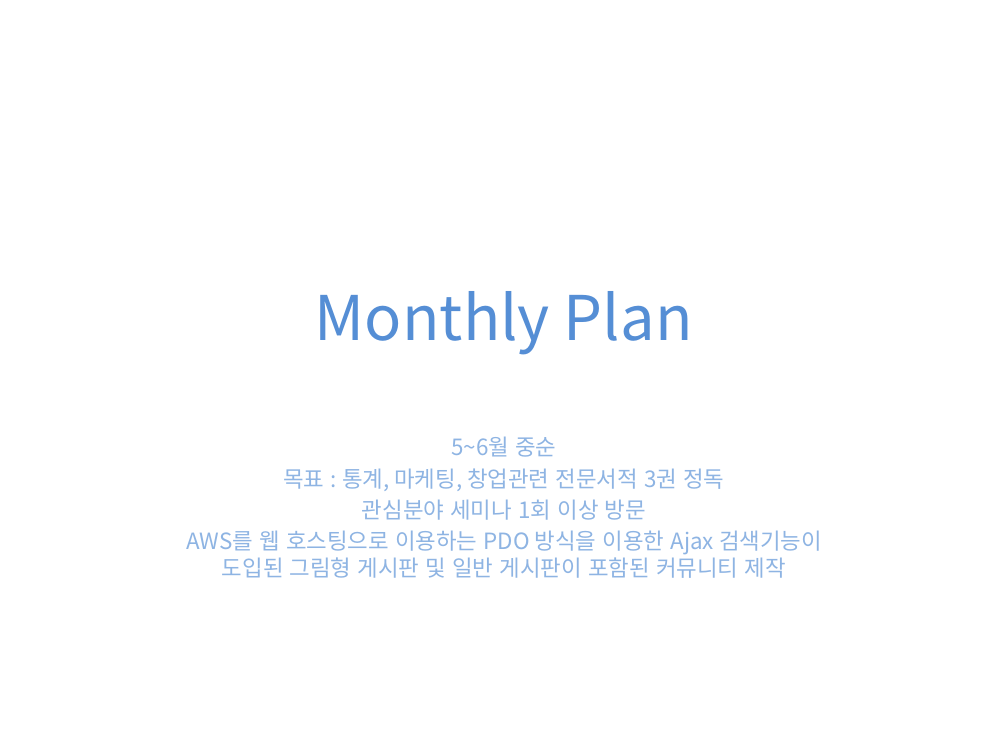
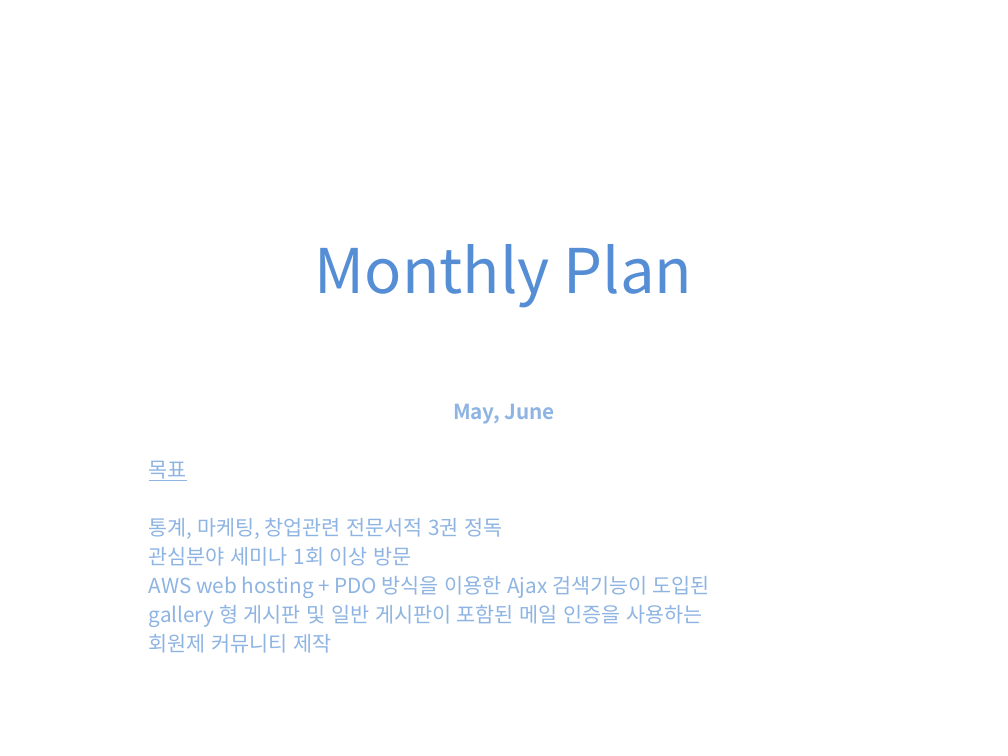
Before and after one commit to madforre/PHP-MySQL, a slide deck: slide 1 of Monthly Plan.pptx. Drawn at 1008x756 pixels with LibreOffice and Linux fonts; fonts in the diff are those of the drawing. Boxes give left, top, right and bottom in pixels: in the first picture for what was removed or moved away, otherwise in the second. Text is boxed around its words. In the diff, an @@ line names an element or a change of style, - is before the commit and + after.

```diff
--- a/Monthly Plan.pptx
+++ b/Monthly Plan.pptx
@@ title "Monthly Plan" moved from (x1=315, y1=291, x2=693, y2=355) to (x1=315, y1=244, x2=693, y2=308) @@
@@ subtitle "May, June" moved from (x1=186, y1=436, x2=822, y2=578) to (x1=149, y1=403, x2=710, y2=653) @@
@@ subtitle at (x1=149, y1=403, x2=555, y2=539): text changed; size 16 to 14.8 pt @@
-5~6월 중순
-목표 : 통계, 마케팅, 창업관련 전문서적 3권 정독
+May, June
+목표
+통계, 마케팅, 창업관련 전문서적 3권 정독
@@ subtitle at (x1=149, y1=547, x2=412, y2=566): size 16 to 14.8 pt in "관심분야 세미나 1회 이상 방문"; alignment centre to left @@
@@ subtitle at (x1=149, y1=576, x2=710, y2=653): text changed; size 16 to 14.8 pt @@
-AWS를 웹 호스팅으로 이용하는 PDO 방식을 이용한 Ajax 검색기능이 도입된 그림형 게시판 및 일반 게시판이 포함된 커뮤니티 제작
+AWS web hosting + PDO 방식을 이용한 Ajax 검색기능이 도입된
+gallery 형 게시판 및 일반 게시판이 포함된 메일 인증을 사용하는
+회원제 커뮤니티 제작
```
Also in this commit, not shown: 1 other slide changed, 1 slide added, 11 other files.
